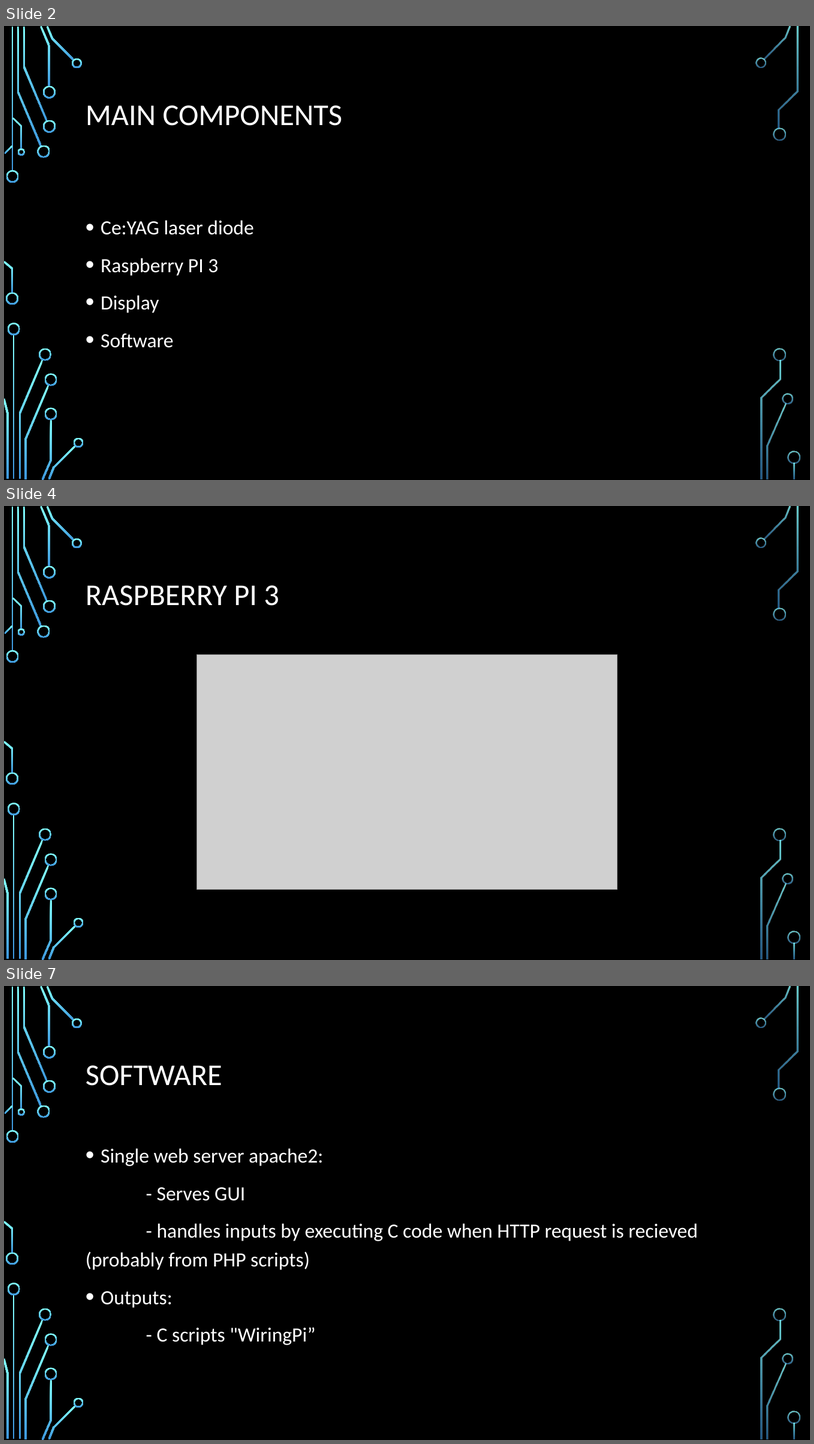
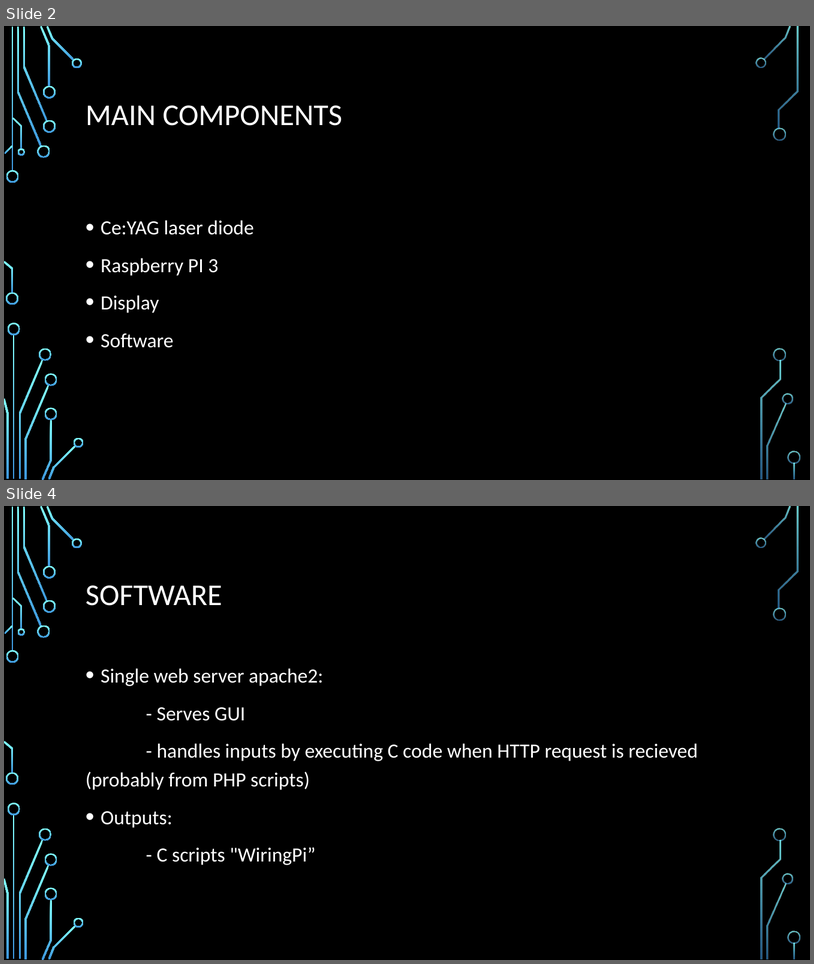
Before and after one commit to Bakirbrkic/Eye-Surgery-Laser-Control, a slide deck: Presentation/Presentation1.pptx. Shown one above the other, each under a label of ours: slides 2, 4 and 7 before the commit, slides 2 and 4 after it; the slides between them are not shown. The pictures are 814x1444 and 814x964 pixels, drawn with LibreOffice and Linux fonts; fonts in the diff are those of the drawing; grey boxes stand for pictures; background and template pictures are left out. Boxes give left, top, right and bottom in pixels: in the first picture for what was removed or moved away, otherwise in the second. Text is boxed around its words. In the diff, an @@ line names an element or a change of style, - is before the commit and + after.

```diff
--- a/Presentation/Presentation1.pptx
+++ b/Presentation/Presentation1.pptx
@@ slide 4 removed at [4, 506, 810, 960], background picture (left out); not listed: 36 template elements that a slide beside it also shows @@
@@ title removed at [86, 585, 279, 606] @@
-RASPBERRY PI 3
@@ picture removed at [197, 655, 617, 889] @@
@@ what was slide 7 is now slide 4 @@
```
Also in this commit, not shown: 2 slides changed, 4 slides added, 2 other slides removed, 3 other files.
